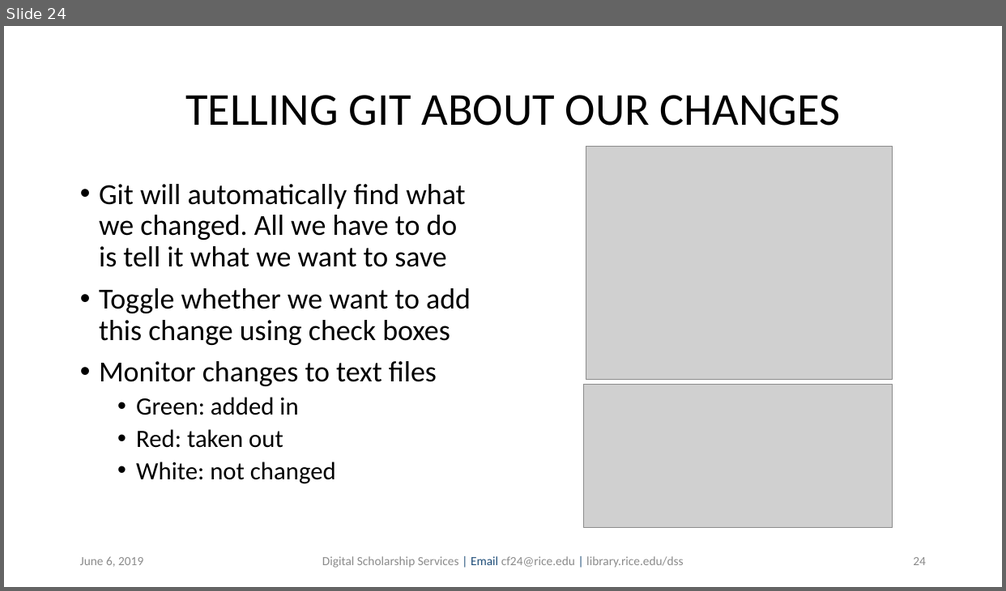
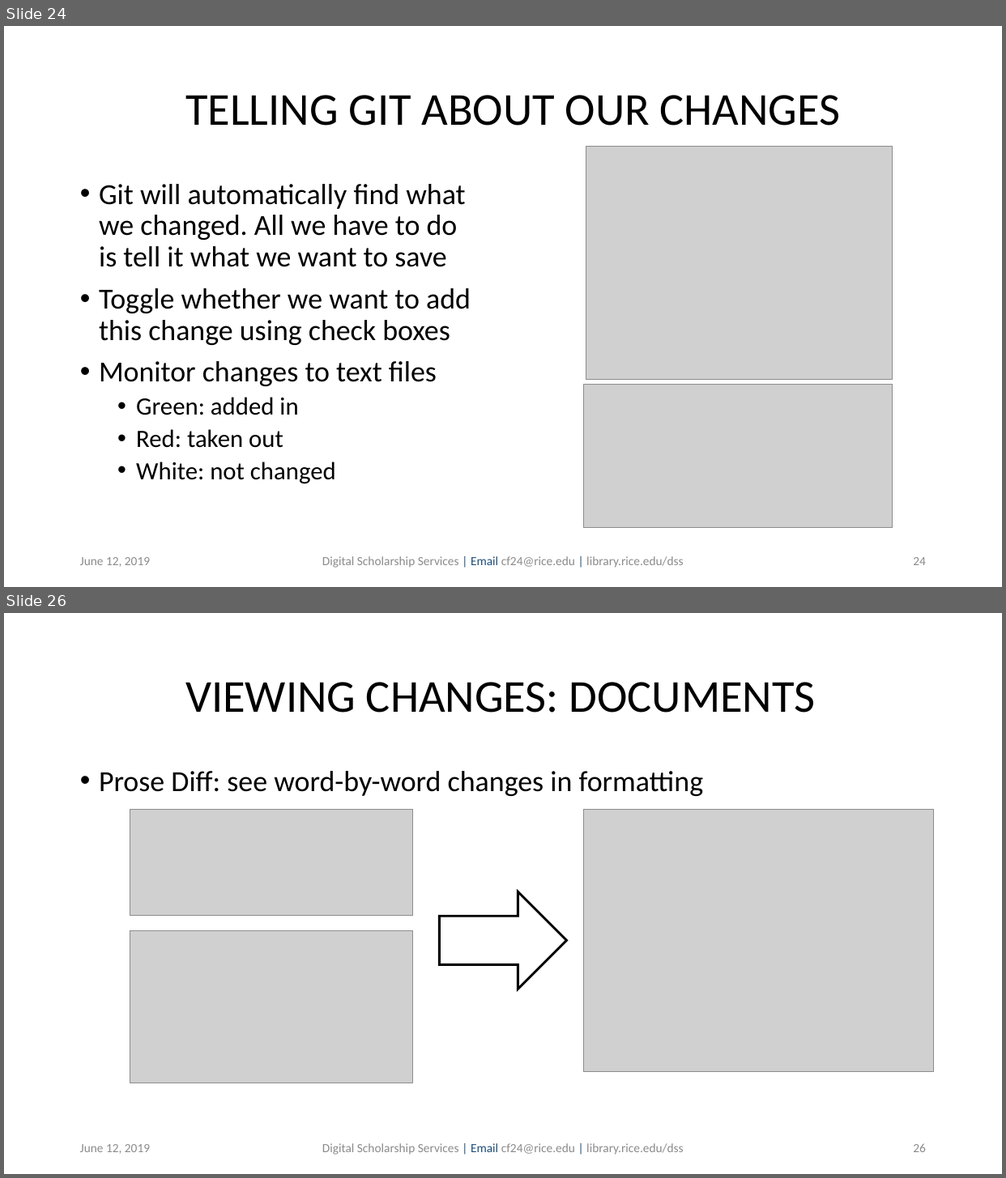
Before and after one commit to bakitybacon/rice-data-and-donuts, a slide deck: github/Introduction to Git & GitHub.pptx. Shown one above the other, each under a label of ours: slide 24 before the commit, slides 24 and 26 after it; the slides between them are not shown. The pictures are 1006x591 and 1006x1178 pixels, drawn with LibreOffice and Linux fonts; fonts in the diff are those of the drawing; grey boxes stand for pictures; background and template pictures are left out. Boxes give left, top, right and bottom in pixels: in the first picture for what was removed or moved away, otherwise in the second. Text is boxed around its words. In the diff, an @@ line names an element or a change of style, - is before the commit and + after.

Commit message:
update with diff options

```diff
--- a/github/Introduction to Git & GitHub.pptx
+++ b/github/Introduction to Git & GitHub.pptx
@@ slide 26 added at [4, 613, 1002, 1174], background #FFFFFF @@
@@ title added at [185, 682, 816, 713], 44 pt, text #000000 @@
+VIEWING CHANGES: DOCUMENTS
@@ text added at [99, 771, 704, 796], 28 pt, text #000000 @@
+• Prose Diff: see word-by-word changes in formatting
@@ picture added at [130, 809, 413, 916] @@
@@ picture added at [583, 809, 934, 1072] @@
@@ right arrow added at [440, 892, 567, 990], outline #000000 2.25 pt @@
@@ picture added at [130, 931, 413, 1083] @@
@@ text added at [80, 1144, 150, 1154], 12 pt, text #8C8C8C @@
+June 12, 2019
@@ text added at [322, 1144, 683, 1155], 12 pt, text #8C8C8C @@
+Digital Scholarship Services | Email cf24@rice.edu | library.rice.edu/dss
@@ page number added at [913, 1144, 926, 1152], 12 pt, text #8C8C8C @@
+26
@@ slide 24 changed as well @@
@@ text at [80, 557, 150, 567]: text changed @@
-June 6, 2019
+June 12, 2019
```
Also in this commit, not shown: 40 other slides changed, 1 other slide added.
